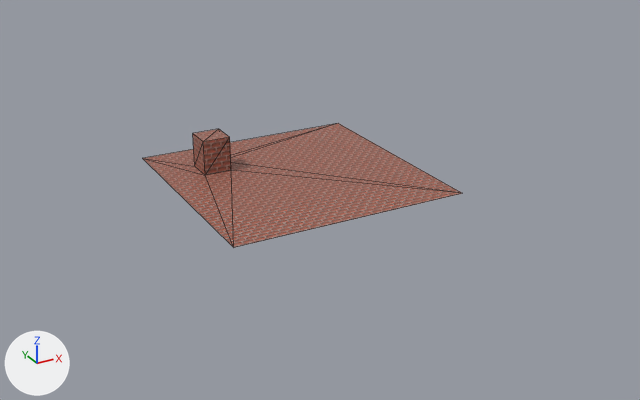
The glTF model Assets/Models/plane.glb: old version first, new version second.
Rendered twice from a 50 mm camera at (-101.6, -199.0, 90.4) aimed at (1.4, -11.6, -3.2). Every picture has the same lights, and +X, +Y and +Z are marked at lower left. The picture after the commit comes second. Mesh edges are drawn as thin lines. Vertices at exactly the same position are counted once.
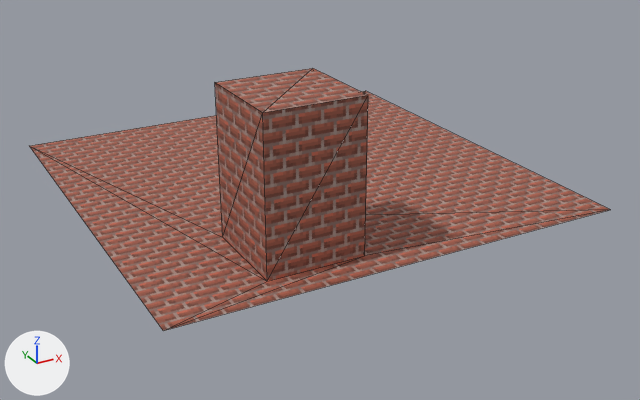
Diff of the bpy script that builds the scene:
```diff
--- a/Assets/Models/plane.glb.py
+++ b/Assets/Models/plane.glb.py
@@ me_plane @@
 # used by ob_plane; location = (0.0, 0.0, 0.0); scale = (-32.1, -32.1, -32.1)
-me_plane.from_pydata(...)  # 12 vertices, 18 faces; spans x -1.0..1.0, y -1.0..1.0, z -0.3..0.0
-me_plane.vertices[4].co = (0.42, -0.36, 0.0)  # pixel (231, 170)
-me_plane.vertices[5].co = (0.42, -0.6, 0.0)
-me_plane.vertices[6].co = (0.66, -0.6, 0.0)  # pixel (194, 166)
-me_plane.vertices[7].co = (0.66, -0.36, 0.0)  # pixel (205, 175)
-me_plane.vertices[8].co = (0.42, -0.36, -0.3)  # pixel (229, 137)
-me_plane.vertices[9].co = (0.42, -0.6, -0.3)  # pixel (218, 128)
-me_plane.vertices[10].co = (0.66, -0.6, -0.3)  # pixel (192, 133)
-me_plane.vertices[11].co = (0.66, -0.36, -0.3)  # pixel (203, 141)
+me_plane.from_pydata(...)  # 12 vertices, 18 faces; spans x -1.0..1.0, y -1.0..1.0, z 0.0..0.64
+# me_plane part 1
+me_plane.vertices[4].co = (-0.56, -0.45, 0.0)  # pixel (222, 237)
+me_plane.vertices[5].co = (-0.56, -0.86, 0.0)  # pixel (267, 281)
+me_plane.vertices[6].co = (-0.14, -0.86, 0.0)  # pixel (364, 255)
+me_plane.vertices[7].co = (-0.14, -0.45, 0.0)
+me_plane.vertices[8].co = (-0.56, -0.45, 0.64)  # pixel (214, 82)
+me_plane.vertices[9].co = (-0.56, -0.86, 0.64)  # pixel (262, 112)
+me_plane.vertices[10].co = (-0.14, -0.86, 0.64)  # pixel (368, 95)
+me_plane.vertices[11].co = (-0.14, -0.45, 0.64)  # pixel (312, 68)
 me_plane.materials.append(mat_brick)
@@ ob_plane @@
 ob_plane.location = (0.0, 0.0, 0.0)
-ob_plane.scale = (-32.1, -32.1, -32.1)
+ob_plane.scale = (58.0, 58.0, 58.0)
```

Location of each change, (x1, y1, x2, y2) in pixels of the pictures (640 x 400 px):
'Plane', reshaped, rescaled (81% wider, 111% taller)
    before: (142, 123, 462, 247)
    after: (30, 68, 610, 331)
